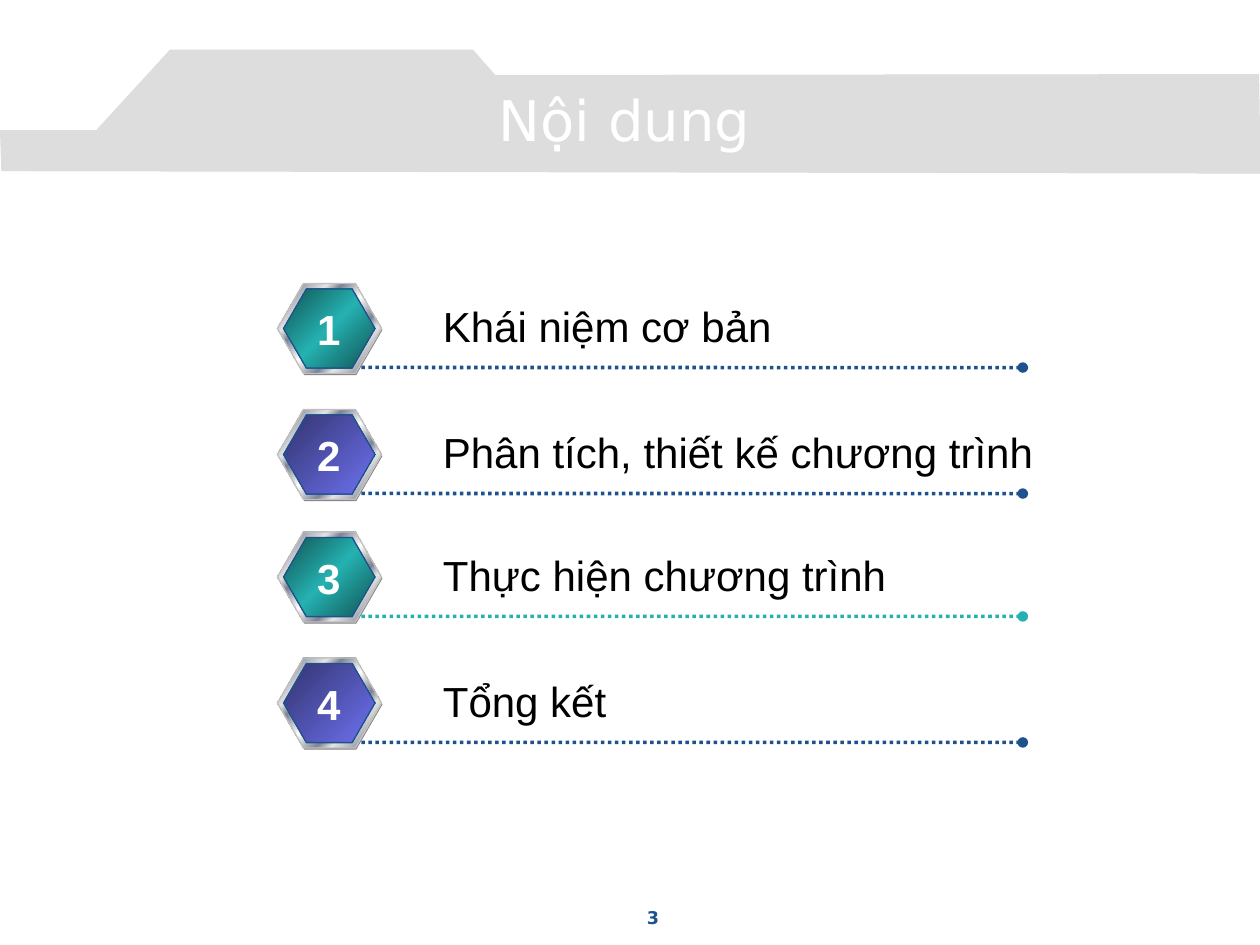
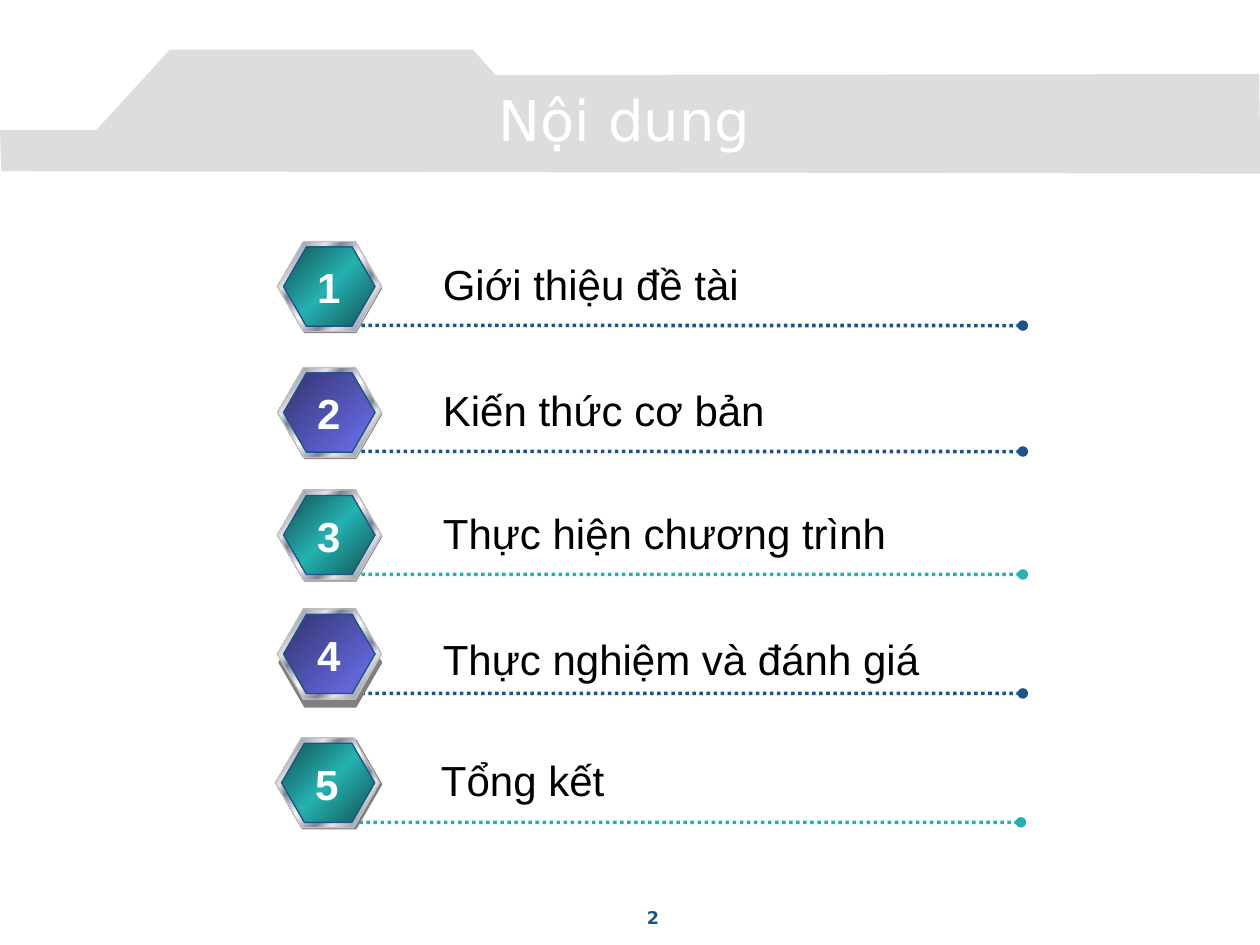
Before and after one commit to congcuong-cse/autotesting-lvtn, a slide deck: slide 2 of Document/Presentation.pptx (slide 3 before the commit). Drawn at 1260x945 pixels with LibreOffice and Linux fonts; fonts in the diff are those of the drawing; background and template pictures are left out. Boxes give left, top, right and bottom in pixels: in the first picture for what was removed or moved away, otherwise in the second. Text is boxed around its words. In the diff, an @@ line names an element or a change of style, - is before the commit and + after.

```diff
--- a/Document/Presentation.pptx
+++ b/Document/Presentation.pptx
@@ text at (443,267,738,307): text changed @@
-Khái niệm cơ bản
+Giới thiệu đề tài
@@ text at (443,393,765,427): text changed @@
-Phân tích, thiết kế chương trình
+Kiến thức cơ bản
@@ 9 hexagons, 4 texts, 1 arrow: place and size @@
-9 hexagons, 4 texts, 1 arrow at (277,284,1023,750)
+9 hexagons, 4 texts, 1 arrow at (277,242,1023,708)
@@ 2 arrows, 1 hexagon: place and size @@
-2 arrows, 1 hexagon at (284,368,1023,617)
+2 arrows, 1 hexagon at (284,325,1023,575)
@@ 2 hexagons, 1 text, 1 arrow: place and size @@
-2 hexagons, 1 text, 1 arrow at (277,658,1023,748)
+2 hexagons, 1 text, 1 arrow at (277,609,1023,699)
@@ text added at (317,642,340,671), 24 pt, text #FFFFFF, bold @@
+4
@@ text added at (443,644,919,683), 24 pt, text #000000 @@
+Thực nghiệm và đánh giá
@@ text "Tổng kết": place and size @@
-text "Tổng kết" at (443,683,606,725)
+text "Tổng kết" at (441,763,604,805)
@@ group added at (276,738,1021,830): 3 hexagons, 2 texts, 1 arrow @@
+3
+5
@@ page number at (647,911,659,924): text changed @@
-3
+2
```
Also in this commit, not shown: 17 other slides changed, 4 slides added, 4 slides removed.
